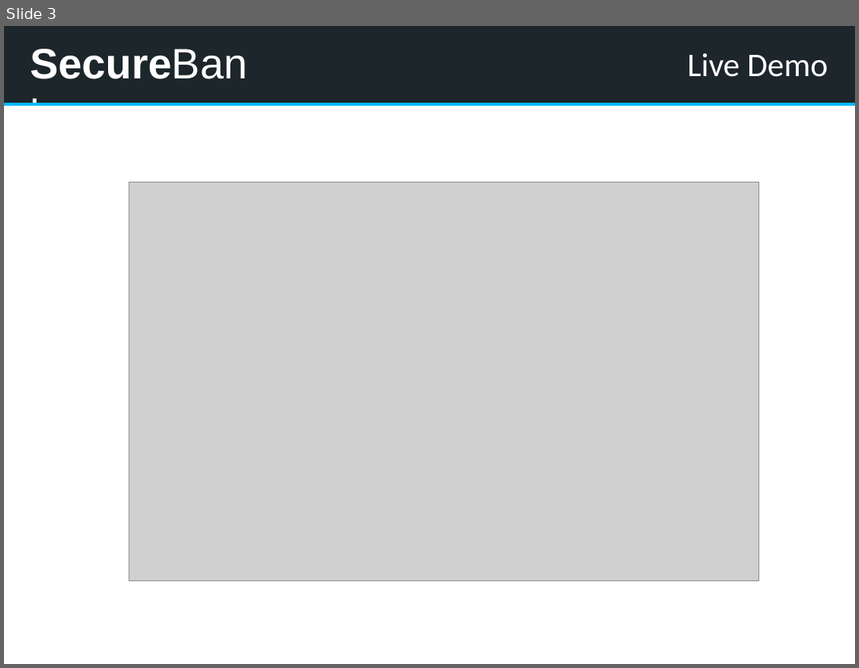
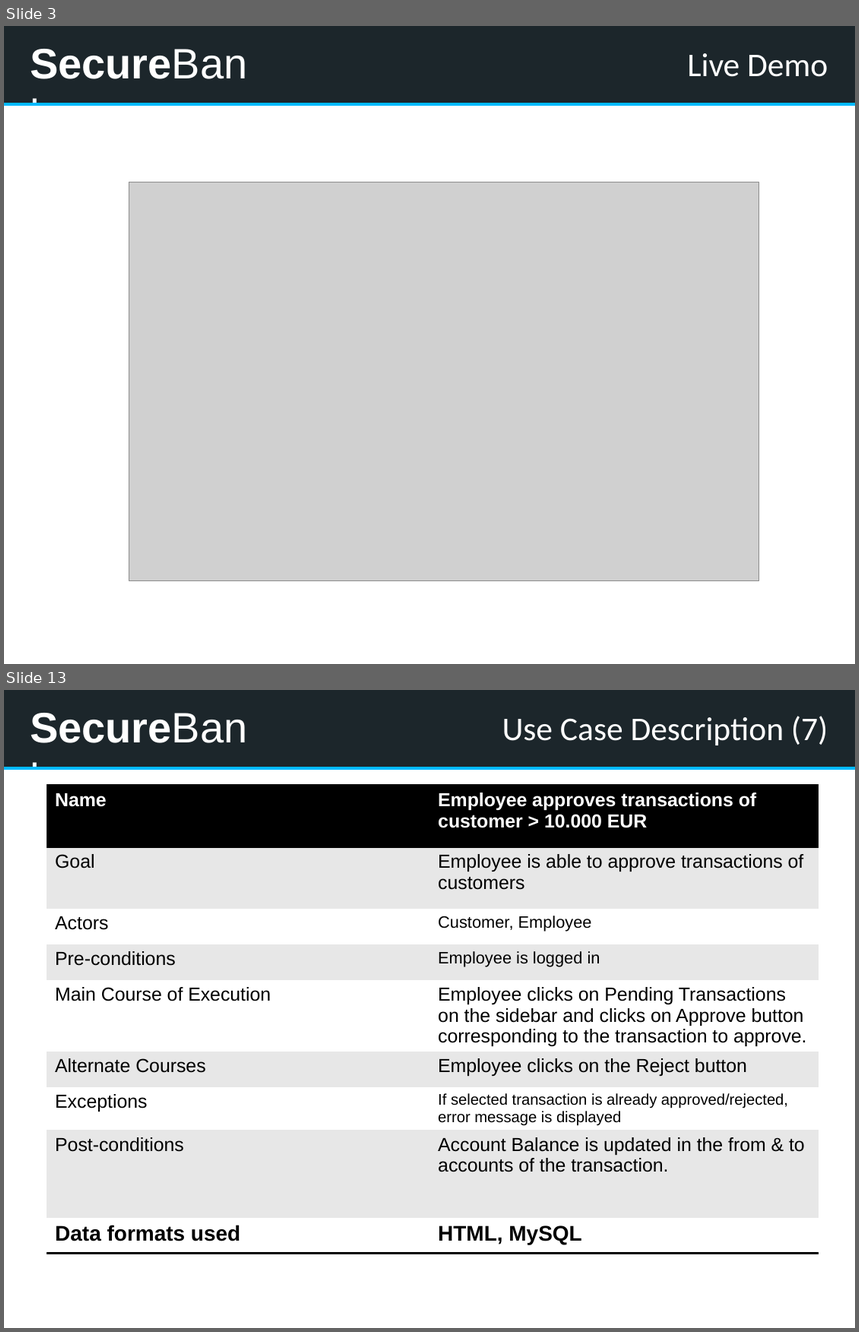
Before and after one commit to kwuerl/secure-coding-team-8, a slide deck: presentation1.pptx. Shown one above the other, each under a label of ours: slide 3 before the commit, slides 3 and 13 after it; the slides between them are not shown. The pictures are 859x668 and 859x1332 pixels, drawn with LibreOffice and Linux fonts; fonts in the diff are those of the drawing; grey boxes stand for pictures. Boxes give left, top, right and bottom in pixels: in the first picture for what was removed or moved away, otherwise in the second. Text is boxed around its words. In the diff, an @@ line names an element or a change of style, - is before the commit and + after.

```diff
--- a/presentation1.pptx
+++ b/presentation1.pptx
@@ slide 13 added at [4, 690, 855, 1328], background #EAEFF4; not listed: 4 template elements that a slide beside it also shows @@
@@ title added at [503, 716, 828, 745], 28 pt, text #FFFFFF @@
+Use Case Description (7)
@@ table added at [47, 785, 819, 1284], 9 rows, 2 columns @@
+Name | Employee approves transactions of customer > 10.000 EUR
+Goal | Employee is able to approve transactions of customers
+Actors | Customer, Employee
+Pre-conditions | Employee is logged in
+Main Course of Execution | Employee clicks on Pending Transactions on the sidebar and clicks on Approve button corresponding to the transaction to approve.
+Alternate Courses | Employee clicks on the Reject button
+Exceptions | If selected transaction is already approved/rejected, error message is displayed
+Post-conditions | Account Balance is updated in the from & to accounts of the transaction.
+Data formats used | HTML, MySQL
```
Also in this commit, not shown: 9 slides changed, 4 other slides added.
